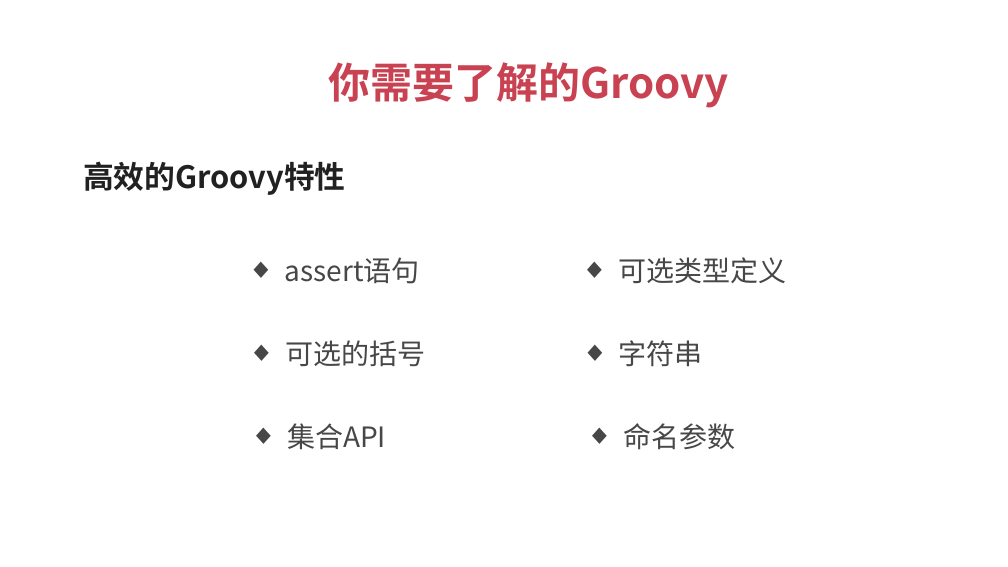
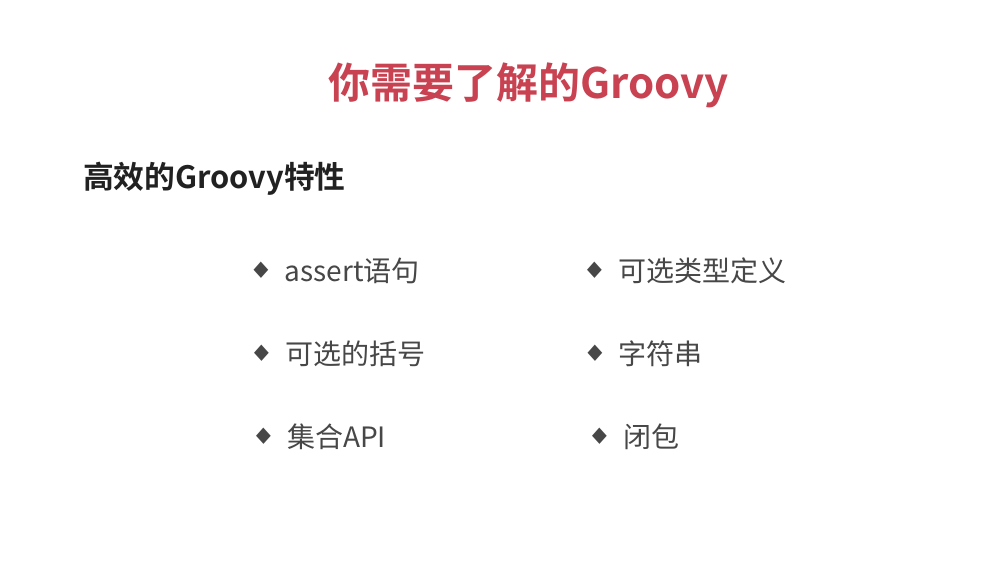
Before and after one commit to 1329555958/imooc, a slide deck: slide 16 of Gradle.pptx (slide 15 before the commit). Drawn at 1008x567 pixels with LibreOffice and Linux fonts; fonts in the diff are those of the drawing. Boxes give left, top, right and bottom in pixels: in the first picture for what was removed or moved away, otherwise in the second. Text is boxed around its words. In the diff, an @@ line names an element or a change of style, - is before the commit and + after.

```diff
--- a/Gradle.pptx
+++ b/Gradle.pptx
@@ text at (623, 423, 679, 450): text changed @@
-  ◆ 命名参数
+  ◆ 闭包
```
Also in this commit, not shown: 1 slide added, 4 other files.
